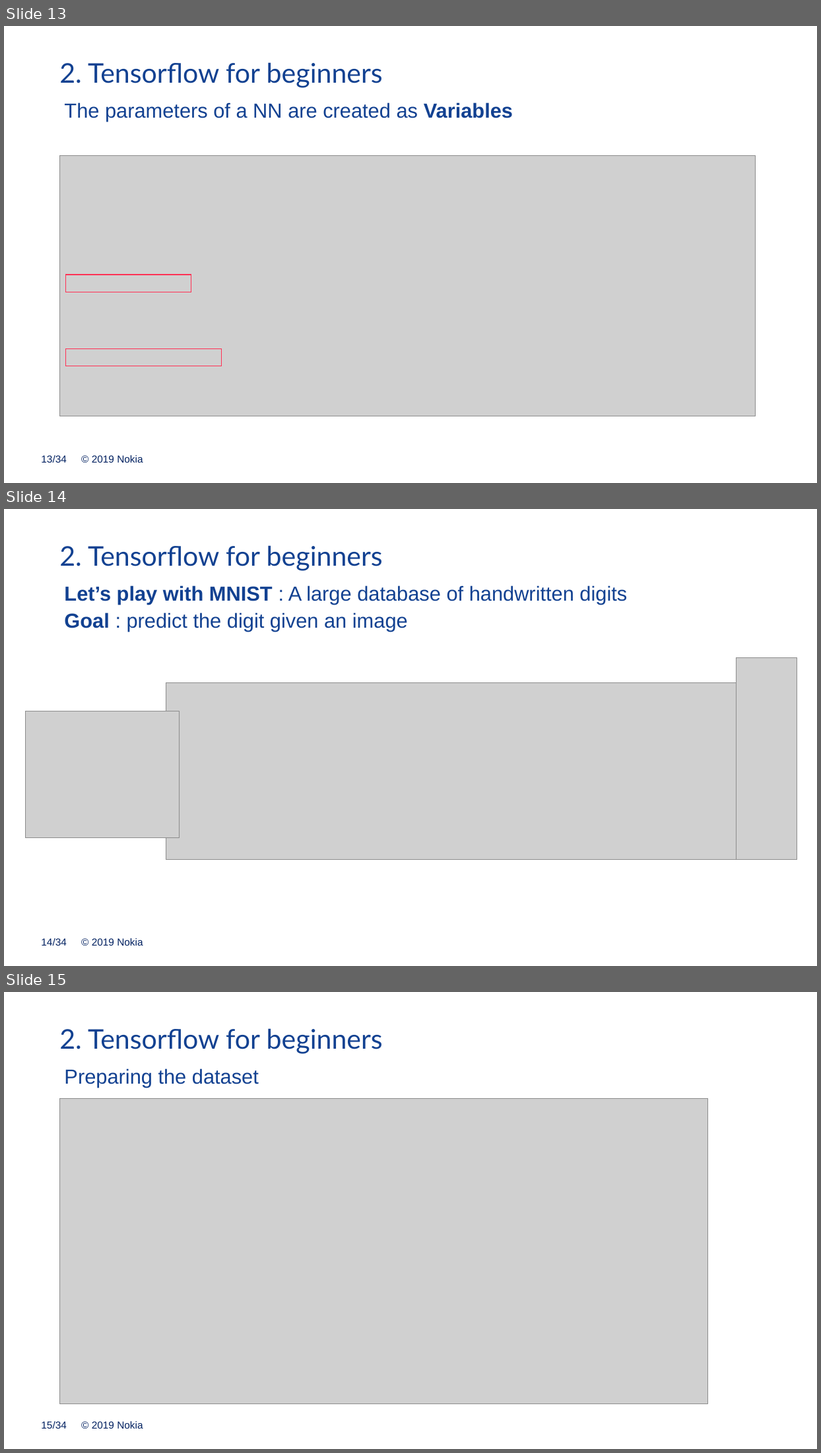
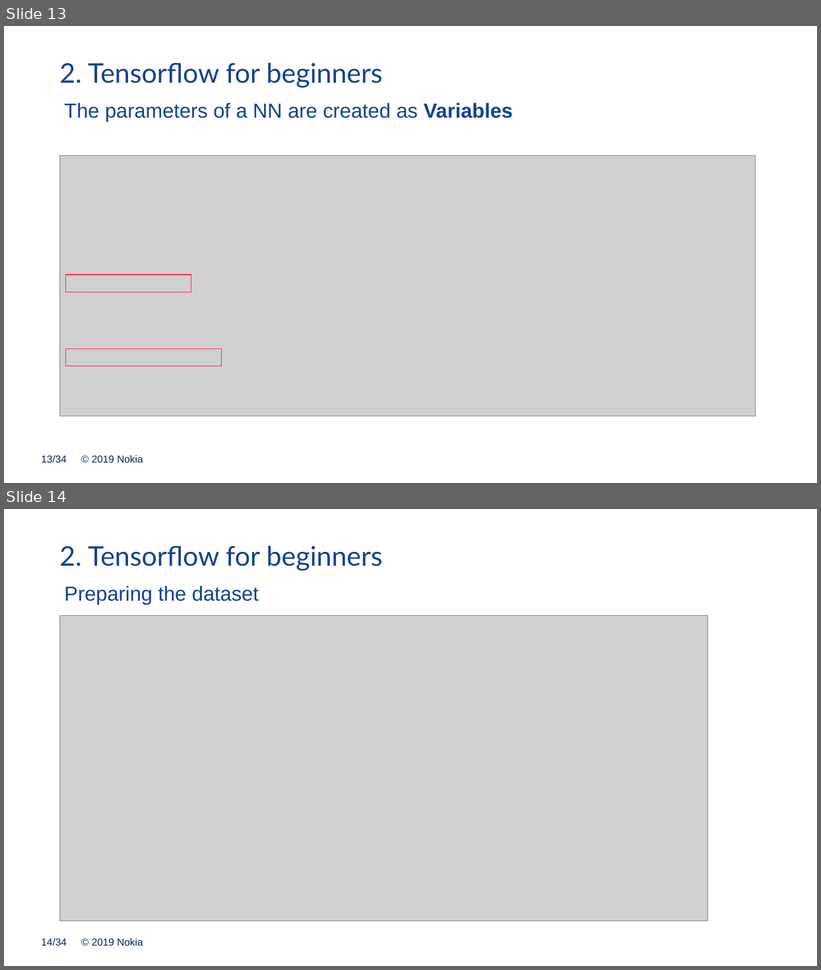
Before and after one commit to mgoutay/ml_course, a slide deck: DL_course.pptx. Shown one above the other, each under a label of ours: slides 13, 14 and 15 before the commit, slides 13 and 14 after it. The pictures are 821x1453 and 821x970 pixels, drawn with LibreOffice and Linux fonts; fonts in the diff are those of the drawing; grey boxes stand for pictures; background and template pictures are left out. Boxes give left, top, right and bottom in pixels: in the first picture for what was removed or moved away, otherwise in the second. Text is boxed around its words. In the diff, an @@ line names an element or a change of style, - is before the commit and + after.

```diff
--- a/DL_course.pptx
+++ b/DL_course.pptx
@@ slide 14 removed at (x1=4, y1=509, x2=817, y2=966), background #FFFFFF; not listed: 2 template elements that a slide beside it also shows @@
@@ text removed at (x1=59, y1=545, x2=383, y2=571) @@
-2. Tensorflow for beginners
@@ text removed at (x1=64, y1=586, x2=627, y2=631) @@
-Let’s play with MNIST : A large database of handwritten digits
-Goal : predict the digit given an image
@@ picture removed at (x1=737, y1=658, x2=797, y2=860) @@
@@ picture removed at (x1=166, y1=683, x2=767, y2=860) @@
@@ picture removed at (x1=25, y1=712, x2=179, y2=838) @@
@@ what was slide 15 is now slide 14 @@
@@ page number at (x1=41, y1=939, x2=66, y2=946): text changed @@
-15/34
+14/34
```
Also in this commit, not shown: 1 slide changed, 1 slide added, 1 other file.
